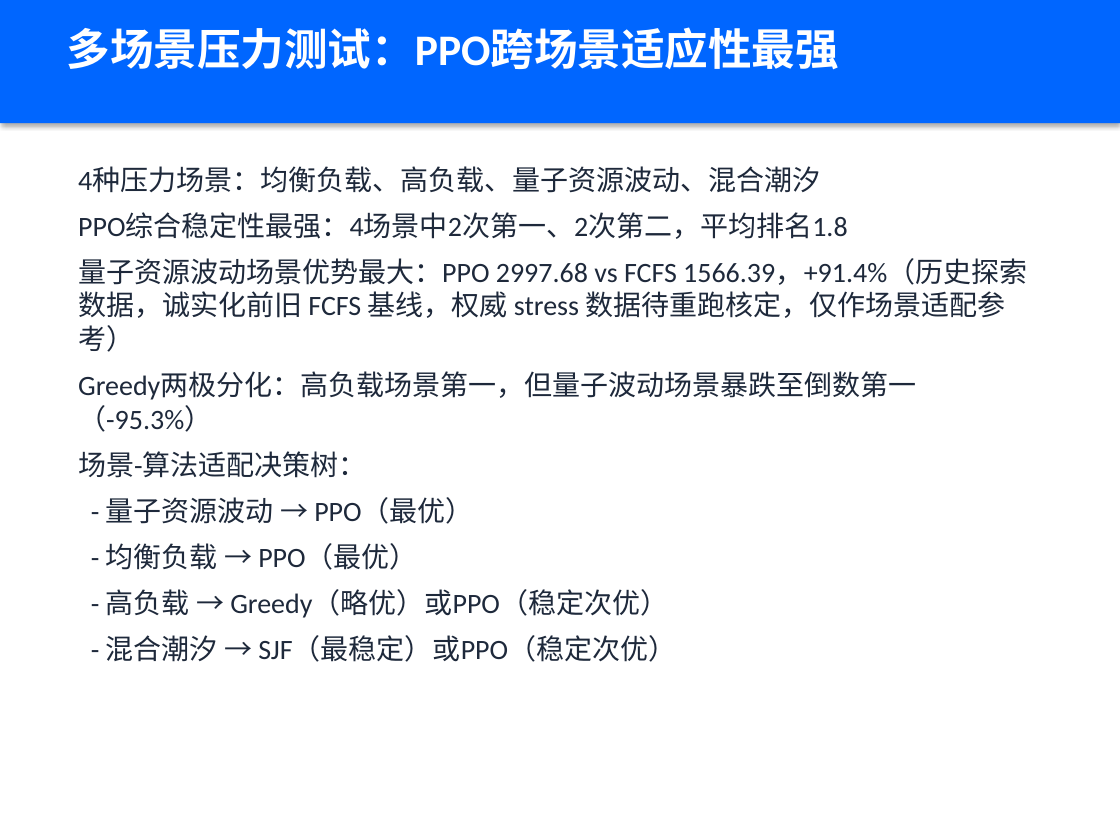
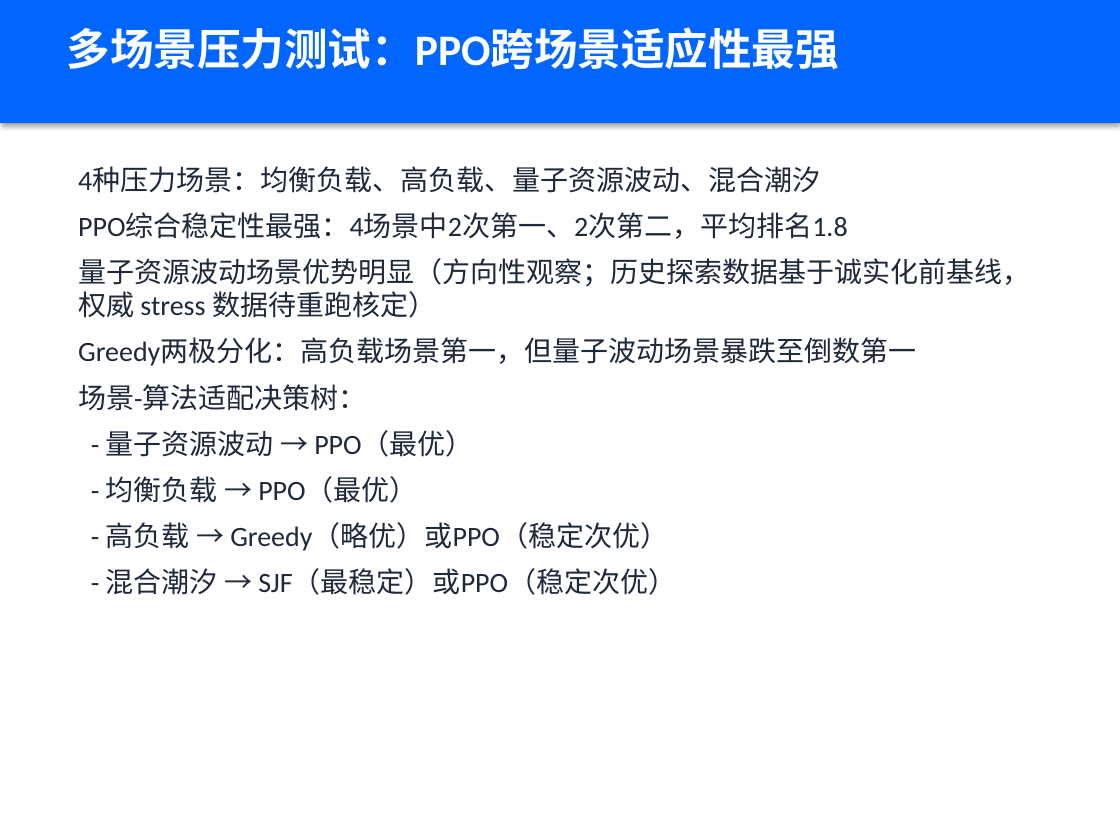
Before and after one commit to xiabai2008/quantum-rl-scheduler, a slide deck: slide 12 of deliverable_models/答辩PPT.pptx. Drawn at 1120x840 pixels with LibreOffice and Linux fonts; fonts in the diff are those of the drawing. Boxes give left, top, right and bottom in pixels: in the first picture for what was removed or moved away, otherwise in the second. Text is boxed around its words. In the diff, an @@ line names an element or a change of style, - is before the commit and + after.

Commit message:
fix: round1调度评审修复 - 基线口径统一/赛题30%归因/QEM诚实化/CLI默认PPO/价值夸大清除
评审A(叙事)/B(复现)/C(价值)三实例并行发现, 本轮修复:
- P0-1: SOTA §8.6双基线表述更新(FCFSStrategy 8.5已修复为量子路由, +20.2%非弱基线)
- P0-2: '赛题≥30%目标'错误归因全仓修正为'团队需求基线R-P-01'(白皮书2处+叙事+PPT)
- P0-3: 白皮书 Dynamic QEM '三大前沿突破'→'动作位预留待真机验证'(摘要+§3.4)
- P0-4: PPT P3闭环终点'更优调度决策'→'对真实噪声有感知可校准'
- P0-5: cli.py simulate --ppo-model-path 默认改交付模型(README声称一致, 实测PPO加载)
- P1-6: 价值文档3处旧口径夸大(2.2倍/55%/翻倍/123%)修正为+20.2%对应值
- P1-7: ROI省时口径统一(月省24h VQE重度上限 vs 6h保守, 已注明)
- P1-8: 白皮书PDF版本头v1.0/7-27→v9.1/8-9重新生成
- P1-9: 总结报告版本torch 2.7.1/sb3 2.8.0→2.8.0/2.9.0
- P1-10/11/12: PPT P9退火页→'探索与诚实边界'页, P11'真机可用性验证', P12删+91.4%
- P2: README PPT/清单/视频状态更新

```diff
--- a/deliverable_models/答辩PPT.pptx
+++ b/deliverable_models/答辩PPT.pptx
@@ text at box(78, 258, 1030, 366): text changed @@
-量子资源波动场景优势最大：PPO 2997.68 vs FCFS 1566.39，+91.4%（历史探索数据，诚实化前旧 FCFS 基线，权威 stress 数据待重跑核定，仅作场景适配参考）
-Greedy两极分化：高负载场景第一，但量子波动场景暴跌至倒数第一（-95.3%）
+量子资源波动场景优势明显（方向性观察；历史探索数据基于诚实化前基线，权威 stress 数据待重跑核定）
+Greedy两极分化：高负载场景第一，但量子波动场景暴跌至倒数第一
```
Also in this commit, not shown: 4 other slides changed, 13 other files.
